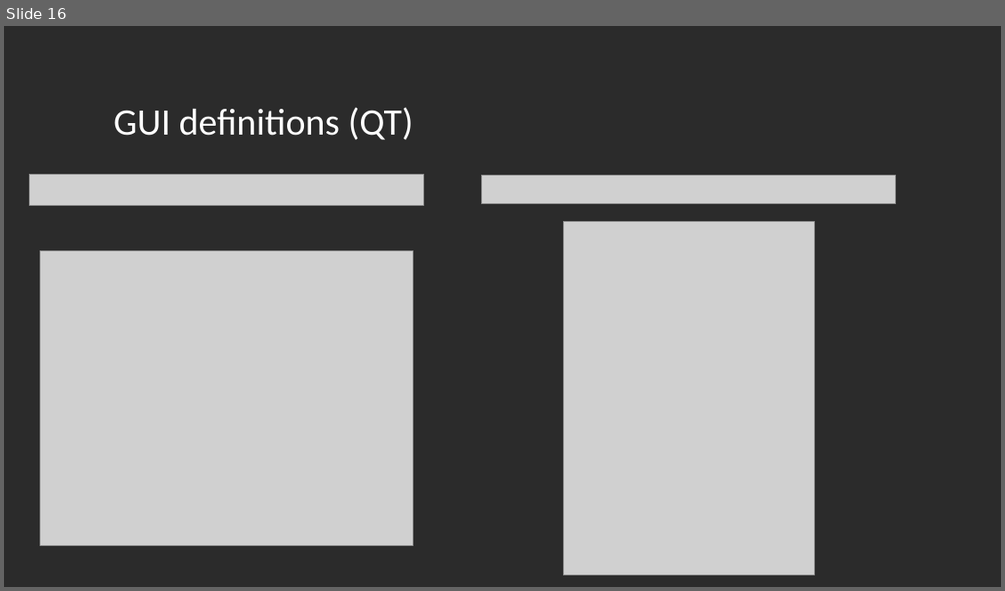
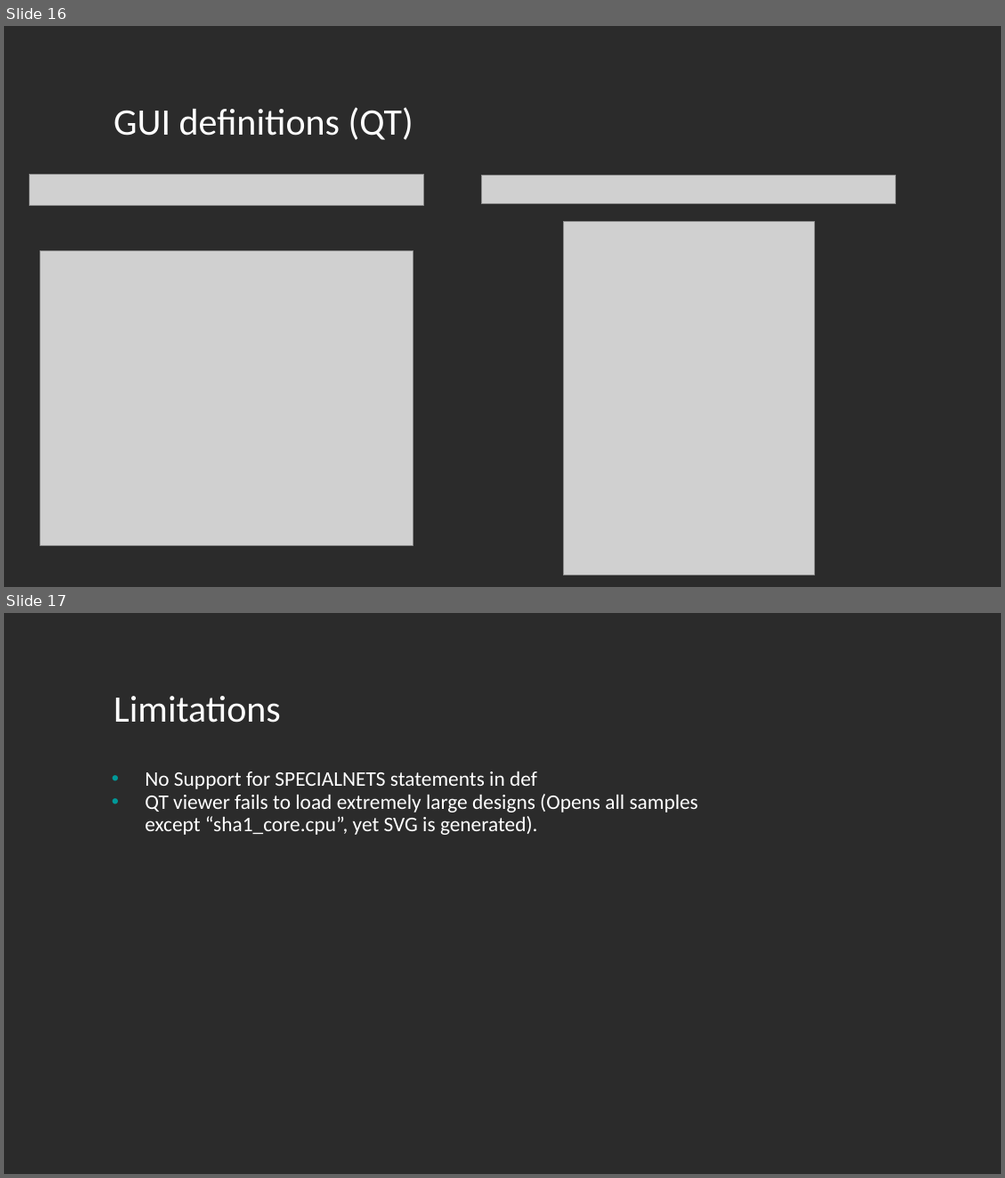
Before and after one commit to awael/DEF-to-SVG, a slide deck: docs/Digital Design II MiniProject Presentation.pptx. Shown one above the other, each under a label of ours: slide 16 before the commit, slides 16 and 17 after it. The pictures are 1005x591 and 1005x1178 pixels, drawn with LibreOffice and Linux fonts; fonts in the diff are those of the drawing; grey boxes stand for pictures; background and template pictures are left out; a plain dark background stands for a picture behind light text. Boxes give left, top, right and bottom in pixels: in the first picture for what was removed or moved away, otherwise in the second. Text is boxed around its words. In the diff, an @@ line names an element or a change of style, - is before the commit and + after.

```diff
--- a/docs/Digital Design II MiniProject Presentation.pptx
+++ b/docs/Digital Design II MiniProject Presentation.pptx
@@ slide 17 added at box(4, 613, 1001, 1174), background picture (left out) @@
@@ text added at box(113, 696, 281, 722), 36 pt, text #FFFFFF @@
+Limitations
@@ text added at box(145, 771, 698, 835), 20 pt, text #FFFFFF @@
+• No Support for SPECIALNETS statements in def
+• QT viewer fails to load extremely large designs (Opens all samples except “sha1_core.cpu”, yet SVG is generated).
```
Also in this commit, not shown: 1 slide removed, 7 other files.
